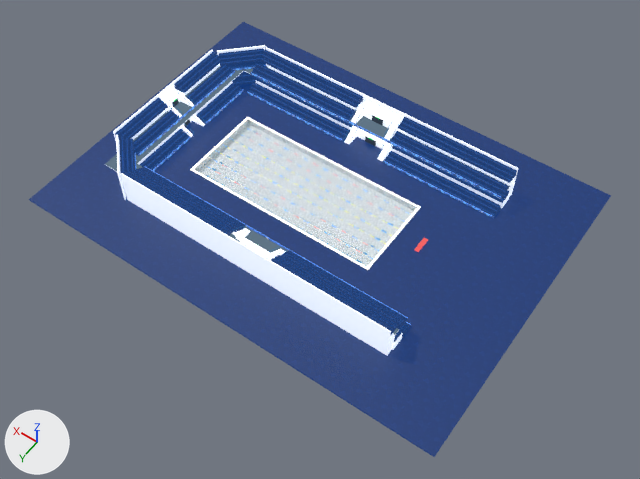
What one commit did to the glTF model assets/race/pool/LowPolyPool.glb.
Before and after are seen from a 50 mm lens placed at (-58.7, 110.5, 157.8), pointed at (14.7, 7.8, -3.6). Lighting does not change. The marker at lower left points along +X, +Y and +Z. The older version comes first. Where no turn or scale is listed for an object, it has been applied to the vertices. Vertices at exactly the same position are counted once.

In view in the first picture: 'BleacherAccess_Architecture_Merged', 'BleacherBatch_T1_E', 'BleacherBatch_T1_S', 'BleacherBatch_T3_N', 'BleacherBatch_T3_S', 'BleacherBatch_T4_E', 'BleacherBatch_T4_N', 'BleacherBatch_T4_S', 'CornerStands_Merged', 'PoolWaterSurface', 'StandStructure_Merged', 'Venue_Rectangular_Ground' and 8 more.
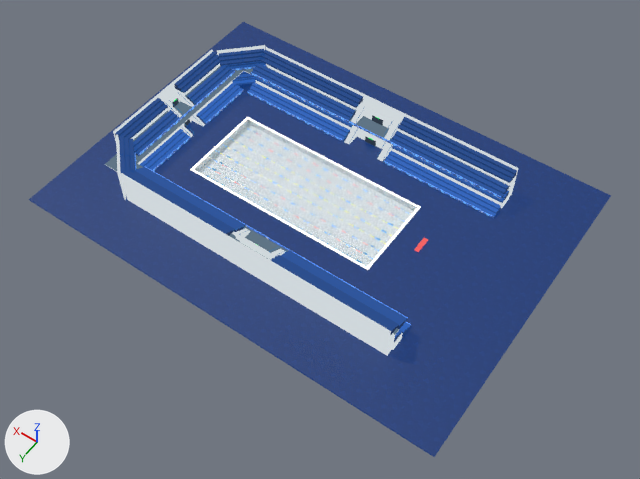
What differs and where, as boxes [x1, y1, x2, y2] in the pictures (640 x 479 px):
part 1 of me_standstructure_merged_mesh, recoloured
    both: [108, 45, 518, 356]
part 2 of me_bleacherbatch_t1_s_mesh, deleted
    before: [249, 82, 500, 215]
part 3 of me_bleacherbatch_t1_s_mesh, surface changed
    both: [248, 83, 501, 217]
part 4 of me_bleacherbatch_t1_e_mesh, deleted
    before: [140, 82, 242, 170]
part 5 of me_bleacherbatch_t1_e_mesh, surface changed
    both: [142, 83, 243, 170]
part 6 of me_bleacherbatch_t3_n_mesh, deleted
    before: [136, 167, 406, 324]
part 7 of me_bleacherbatch_t3_n_mesh, surface changed
    both: [135, 167, 407, 329]
part 8 of me_bleacherbatch_t3_s_mesh, deleted
    before: [252, 63, 508, 196]
part 9 of me_bleacherbatch_t3_s_mesh, surface changed
    both: [252, 65, 509, 197]
part 10 of me_bleacheraccess_architecture_merged_mesh, recoloured
    both: [167, 92, 398, 260]

Edits to the bpy script that builds the scene:
```text
Add mat_venue_wall_silvergray:
    mat_venue_wall_silvergray = principled_material('Venue_Wall_SilverGray')
    mat_venue_wall_silvergray.base_color = (0.0, 0.0, 0.0)  # black #000000
    mat_venue_wall_silvergray.roughness = 1.0
    mat_venue_wall_silvergray.emission_color = (0.617, 0.672, 0.701)  # light grey #ced6da
    mat_venue_wall_silvergray.emission_strength = 1.0
Change me_standstructure_merged_mesh:
    where me_standstructure_merged_mesh.from_pydata(...)  # 104 vertices, 160 faces; spans x -16.0..67.0, y -27.2..27.2, z 0.2..9.3
    me_standstructure_merged_mesh part 1: 154 faces spanning x -16.0..67.0, y -27.2..27.2, z 0.2..9.3 switch from mat_upper_tier_platform_blue (white #ffffff, glowing pale blue #b6c1d1) to mat_venue_wall_silvergray (black #000000, glowing light grey #ced6da)
Change me_bleacherbatch_t1_s_mesh:
    remove me_bleacherbatch_t1_s_mesh.from_pydata(...)  # 3876 vertices, 3472 faces; spans x -3.0..69.0, y -3.0..0.0, z 0.0..2.0
    add me_bleacherbatch_t1_s_mesh.from_pydata(...)  # 96 vertices, 232 faces; spans x -3.0..69.0, y -3.0..0.0, z 0.0..1.5
    me_bleacherbatch_t1_s_mesh part 2: 270 loose pieces with 3780 vertices, spanning x -2.9..68.9, y -2.6..-0.3, z 0.5..2.0, are deleted
    me_bleacherbatch_t1_s_mesh part 3: 232 kept faces spanning x -3.0..69.0, y -3.0..0.0, z 0.0..1.5 get new texture (UV) coordinates
Change me_bleacherbatch_t1_e_mesh:
    remove me_bleacherbatch_t1_e_mesh.from_pydata(...)  # 1996 vertices, 1800 faces; spans x 0.0..3.0, y -3.0..33.0, z 0.0..2.0
    add me_bleacherbatch_t1_e_mesh.from_pydata(...)  # 64 vertices, 144 faces; spans x 0.0..3.0, y -3.0..33.0, z 0.0..1.5
    me_bleacherbatch_t1_e_mesh part 4: 138 loose pieces with 1932 vertices, spanning x 0.3..2.6, y -2.9..32.9, z 0.5..2.0, are deleted
    me_bleacherbatch_t1_e_mesh part 5: 144 kept faces spanning x 0.0..3.0, y -3.0..33.0, z 0.0..1.5 get new texture (UV) coordinates
Change me_bleacherbatch_t3_n_mesh:
    remove me_bleacherbatch_t3_n_mesh.from_pydata(...)  # 3876 vertices, 3472 faces; spans x -3.0..69.0, y 0.0..3.0, z 0.0..2.0
    add me_bleacherbatch_t3_n_mesh.from_pydata(...)  # 96 vertices, 232 faces; spans x -3.0..69.0, y 0.0..3.0, z 0.0..1.5
    me_bleacherbatch_t3_n_mesh part 6: 270 loose pieces with 3780 vertices, spanning x -2.9..68.9, y 0.3..2.6, z 0.5..2.0, are deleted
    me_bleacherbatch_t3_n_mesh part 7: 232 kept faces spanning x -3.0..69.0, y 0.0..3.0, z 0.0..1.5 get new texture (UV) coordinates
Change me_bleacherbatch_t3_s_mesh:
    remove me_bleacherbatch_t3_s_mesh.from_pydata(...)  # 3876 vertices, 3472 faces; spans x -3.0..69.0, y -3.0..0.0, z 0.0..2.0
    add me_bleacherbatch_t3_s_mesh.from_pydata(...)  # 96 vertices, 232 faces; spans x -3.0..69.0, y -3.0..0.0, z 0.0..1.5
    me_bleacherbatch_t3_s_mesh part 8: 270 loose pieces with 3780 vertices, spanning x -2.9..68.9, y -2.6..-0.3, z 0.5..2.0, are deleted
    me_bleacherbatch_t3_s_mesh part 9: 232 kept faces spanning x -3.0..69.0, y -3.0..0.0, z 0.0..1.5 get new texture (UV) coordinates
Change me_bleacheraccess_architecture_merged_mesh:
    where me_bleacheraccess_architecture_merged_mesh.from_pydata(...)  # 734 vertices, 1324 faces; spans x -6.0..44.4, y -42.4..6.4, z -0.1..7.1
    me_bleacheraccess_architecture_merged_mesh part 10: 1180 faces spanning x -6.0..44.4, y -42.4..6.4, z -0.1..7.1 switch from mat_bleacher_step_concrete (white #ffffff, glowing light grey #cbd3dd) to mat_venue_wall_silvergray (black #000000, glowing light grey #ced6da)
```
